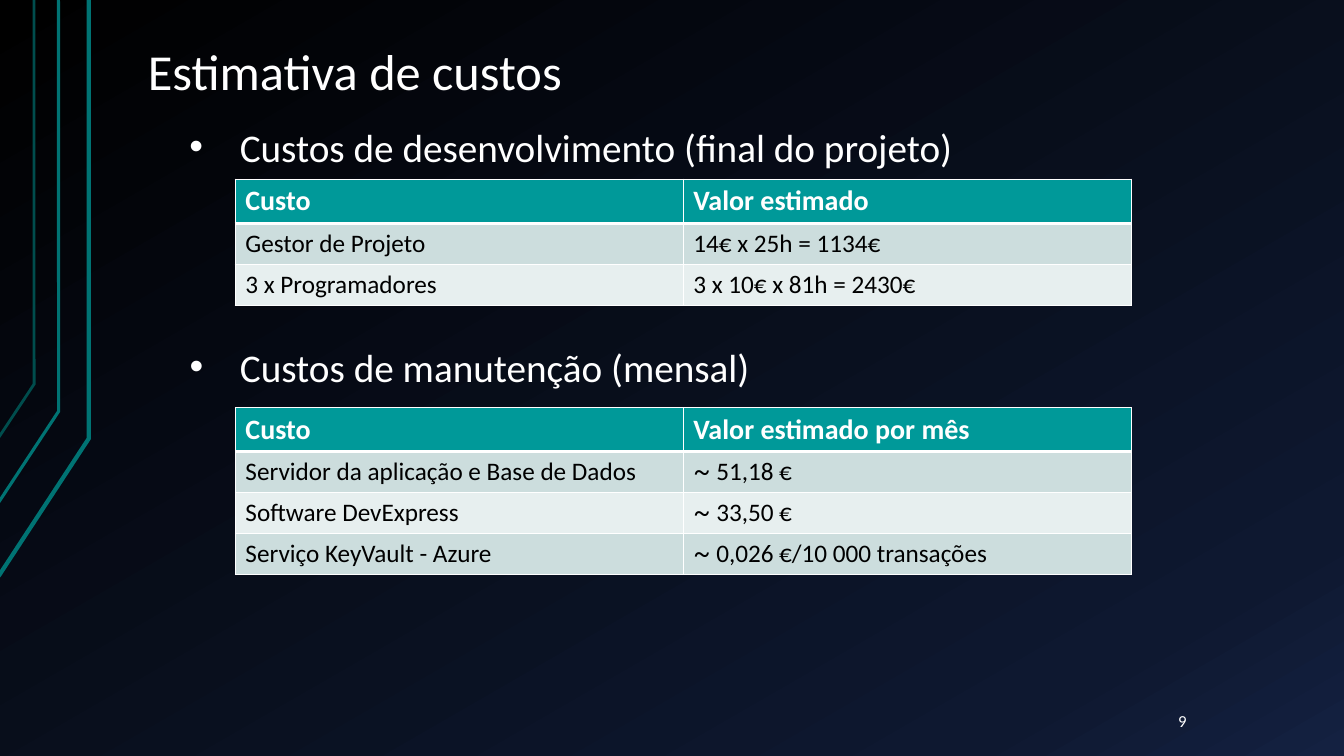
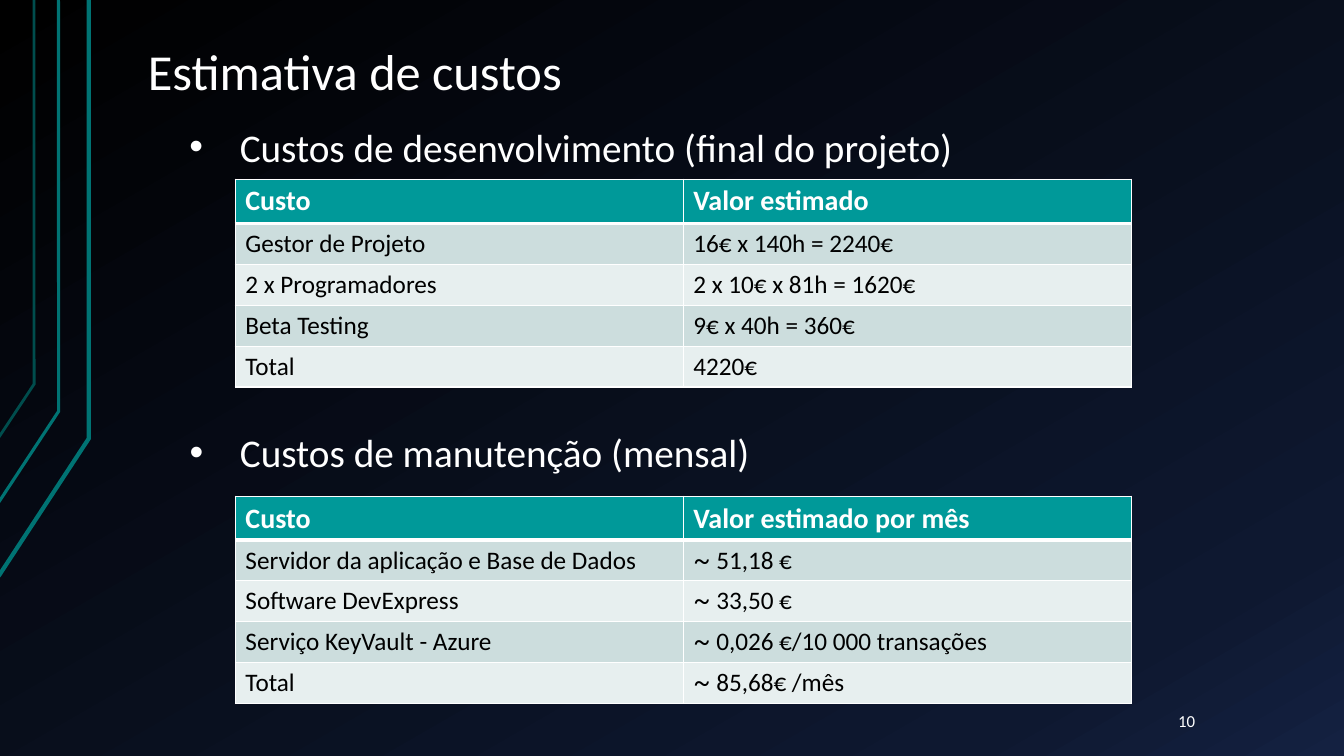
Before and after one commit to lodyny/ProjetoESW, a slide deck: slide 10 of Apresentacao.pptx (slide 9 before the commit). Drawn at 1344x756 pixels with LibreOffice and Linux fonts; fonts in the diff are those of the drawing. Boxes give left, top, right and bottom in pixels: in the first picture for what was removed or moved away, otherwise in the second. Text is boxed around its words. In the diff, an @@ line names an element or a change of style, - is before the commit and + after.

```diff
--- a/Apresentacao.pptx
+++ b/Apresentacao.pptx
@@ table at box(235, 179, 1130, 387) @@
-row 2: Gestor de Projeto | 14€ x 25h = 1134€
-row 3: 3 x Programadores | 3 x 10€ x 81h = 2430€
+row 2: Gestor de Projeto | 16€ x 140h = 2240€
+row 3: 2 x Programadores | 2 x 10€ x 81h = 1620€
+row 4: Beta Testing | 9€ x 40h = 360€
+row 5: Total | 4220€
@@ text "Custos de manutenção (mensal)": place and size @@
-text "Custos de manutenção (mensal)" at box(240, 353, 749, 389)
+text "Custos de manutenção (mensal)" at box(240, 438, 749, 474)
@@ table at box(235, 496, 1130, 704) @@
+row 5: Total | ~ 85,68€ /mês
@@ table: place and size @@
-table at box(235, 408, 1130, 575)
+table at box(235, 496, 1130, 704)
@@ page number at box(1178, 716, 1195, 727): text changed @@
-9
+10
```
Also in this commit, not shown: 1 other slide changed, 1 slide added, 3 other files.
